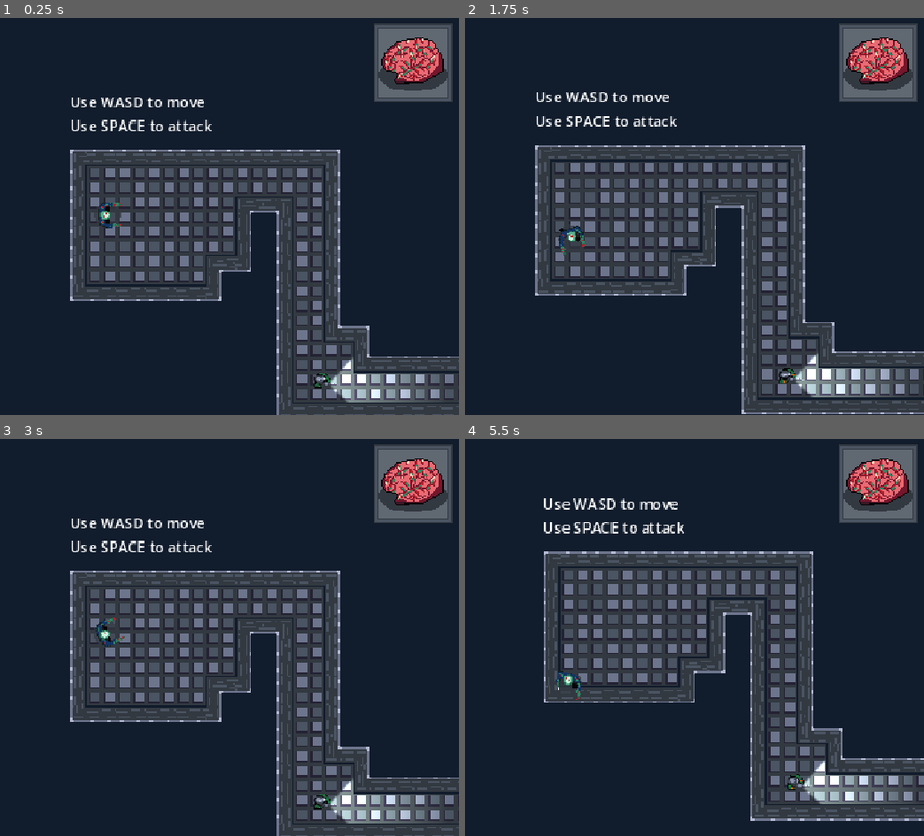
Above: before the commit, frames 1-4 (two rows, left to right).
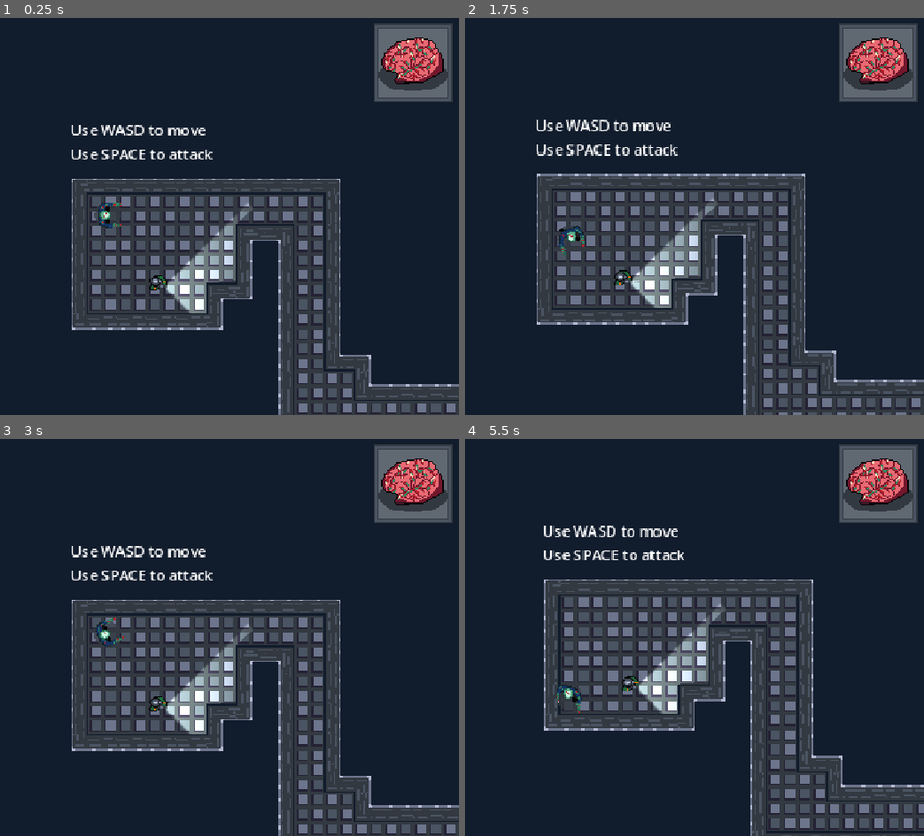
Above: after the commit, the same moments.

Repository: pburkett/OUTBREAK
Game: Godot game, scene res://Main/Main.tscn
The game is run twice, just before and just after one commit, with the same random seed, the same clock (stepped at 60 frames per second) and the same inputs.
Inputs (mouse positions are in pixels of both pictures, inside the frame that each line leads up to):
- Up to frame 1 (0.25 s): no input
- Up to frame 2 (1.75 s): tap Enter at 0.5 s; move the mouse to (726, 196) at 0.52 s; hold Right (ui_right) 0.53-1.28 s; tap Space (swipe) at 0.6 s; click (726, 196) at 0.67 s; move the mouse to (outside the picture) at 1.27 s; hold Down (ui_down) from 1.28 s (still down); tap R at 1.35 s
- Up to frame 3 (3 s): move the mouse to (174, 550) at 2.02 s; release Down (ui_down) at 2.03 s; hold Right (ui_right) 2.03-2.78 s; tap Space (swipe) at 2.1 s; move the mouse to (68, 716) at 2.77 s; hold Up (ui_up) from 2.78 s (still down); tap R at 2.85 s; click (68, 716) at 2.92 s
- Up to frame 4 (5.5 s): move the mouse to (781, 697) at 3.52 s; release Up (ui_up) at 3.53 s; hold Left (ui_left) 3.53-5.03 s; tap Space (swipe) at 3.6, 5.1 s; move the mouse to (outside the picture) at 4.27 s; tap R at 4.35 s; move the mouse to (607, 637) at 5.02 s; hold Down (ui_down) from 5.03 s (still down); click (607, 637) at 5.17 s

The runs differ from the first frame. In frame 1, 20% of the frame differs, in the area x 15-100%, y 20-100%; in frame 2, 21%; in frame 3, 20%; in frame 4, 21%, in the area x 17-100%, y 14-100%.

Commit message:
go back to old method of managing rotation

Diff:
--- a/Enemy/Enemy.gd
+++ b/Enemy/Enemy.gd
@@ -100,8 +100,9 @@
 		return "patrol"
 
 func pursue():
+	set_rotates(true)
 	$FireRate.stop()
-	nav_agent.target_position = player_node.global_position
+	nav_agent.target_position =  player_node.get_global_position()
 	var next_point = nav_agent.get_next_path_position()
 	path2d.curve.clear_points()
 	path2d.curve.add_point(path2d.to_local(global_position))
@@ -109,12 +110,14 @@
 	current_speed = lerp(float(current_speed), float(pursuit_speed), acceleration_speed)
 	progress = 0
 	progress += current_speed
-	if old_position:
-		var dir = position-old_position
-		var new_angle
-		new_angle = lerp_angle(rotation, dir.angle(), .1)
-		rotation = new_angle
-	old_position = position
+
+	# if old_position:
+	# 	var dir = position-old_position
+	# 	if print_to_console:
+	# 		print(rad_to_deg(dir.angle()))
+	# 	rotation = lerp_angle(rotation, dir.angle(), .1)
+
+	# old_position = position
 
 
 func turn_towards_player()->void:
--- a/Enemy/Enemy.tscn
+++ b/Enemy/Enemy.tscn
@@ -2,6 +2,7 @@
 
 [ext_resource type="Script" uid="uid://db870eoi1m3cl" path="res://Enemy/Enemy.gd" id="1"]
 [ext_resource type="Script" uid="uid://b0jvcjrll1jya" path="res://Enemy/CastToPlayer.gd" id="2"]
+[ext_resource type="Script" uid="uid://djs33ywp0gccl" path="res://Enemy/fire_rate.gd" id="2_fkela"]
 [ext_resource type="Texture2D" uid="uid://bhhiyrgoom0qr" path="res://Enemy/assets/main_spritesheet.png" id="3_vso2s"]
 [ext_resource type="Texture2D" uid="uid://clsgj7flhndiq" path="res://flashlight.png" id="4_vso2s"]
 
@@ -61,6 +62,7 @@
 time_horizon_agents = 3.59
 
 [node name="FireRate" type="Timer" parent="." unique_id=1039639318]
+script = ExtResource("2_fkela")
 
 [node name="Body" type="StaticBody2D" parent="." unique_id=15451848]
 position = Vector2(2.3919677e-07, 2.3763876e-07)
@@ -68,7 +70,7 @@
 [node name="BodyCollision" type="CollisionPolygon2D" parent="Body" unique_id=312153561]
 position = Vector2(-14, 9)
 scale = Vector2(3.17708, -161.599)
-polygon = PackedVector2Array(5.9803257, 0.055794507, 2.832798, 0.05559232, 1.8833978, 0.08647229, 3.1372666, 0.11749378, 5.9700418, 0.11767575, 6.919442, 0.086795785)
+polygon = PackedVector2Array(6.6098423, 0.049505252, 2.8327894, 0.049505252, 2.2032807, 0.080446035, 3.1372666, 0.11749378, 6.6098423, 0.117574975, 7.2393513, 0.080446035)
 
 [node name="Hurtbox" type="Area2D" parent="Body" unique_id=981469812]
 position = Vector2(0.00754261, 0.0176552)
@@ -76,7 +78,7 @@
 
 [node name="BodyCollision" type="CollisionPolygon2D" parent="Body/Hurtbox" unique_id=684533621]
 position = Vector2(-5.02196, -0.0992242)
-polygon = PackedVector2Array(10.062828, 0.056340087, 2.5087624, 0.055854835, 2.48511, 0.198182, 10.0392, 0.198667)
+polygon = PackedVector2Array(7.5376205, 0.08076897, 3.1310587, 0.08076897, 3.1310587, 0.16740316, 7.5376205, 0.16740316)
 
 [node name="CastToPlayer" type="RayCast2D" parent="Body" unique_id=1790745040]
 target_position = Vector2(0, 0)
@@ -98,7 +100,7 @@
 carve_navigation_mesh = true
 
 [node name="PointLight2D" type="PointLight2D" parent="Body" unique_id=1484961348]
-position = Vector2(9.00322, 0.97058856)
+position = Vector2(9, 1)
 scale = Vector2(1.0000001, 1.0000001)
 color = Color(1, 1, 0.80784315, 1)
 energy = 2.5
--- /dev/null
+++ b/Enemy/fire_rate.gd
@@ -0,0 +1,11 @@
+extends Timer
+
+
+# Called when the node enters the scene tree for the first time.
+func _ready() -> void:
+	pass # Replace with function body.
+
+
+# Called every frame. 'delta' is the elapsed time since the previous frame.
+func _process(delta: float) -> void:
+	pass
--- a/Levels/Level1.tscn
+++ b/Levels/Level1.tscn
@@ -100,9 +100,9 @@
 tile_map_data = PackedByteArray("AAD///7/AAAAAAAAAGD///3/AAAAAAEAAAD///z/AAAAAAEAAAD///v/AAAAAAIAAGD///r/AAAEAAAAAAD/// …(4880 unchanged characters)…
 tile_set = SubResource("TileSet_ofirr")
 
-[node name="Player" parent="." unique_id=1720752981 instance=ExtResource("2_5e435")]
+[node name="Player" parent="." unique_id=1720752981 instance=ExtResource("2_05pb0")]
 top_level = true
-position = Vector2(-430, -362)
+position = Vector2(-431, -393)
 rotation = 1.5707964
 scale = Vector2(1, 1)
 
@@ -148,11 +148,10 @@
 text = "Use WASD to move
 Use SPACE to attack	"
 
-[node name="Path2D5" parent="." unique_id=926122655 instance=ExtResource("4_506po")]
+[node name="Path2D5" parent="." unique_id=926122655 instance=ExtResource("4_xcayt")]
 position = Vector2(-464.3374, -701.1572)
-rotation = 0.70367134
-curve = SubResource("Curve2D_w0h0a")
+curve = SubResource("Curve2D_05pb0")
 
-[node name="Enemy" parent="Path2D5" unique_id=1711044006 instance=ExtResource("3_s2pdy")]
-position = Vector2(542.562, 223.10066)
-rotation = -0.74269676
+[node name="Enemy" parent="Path2D5" unique_id=1711044006 instance=ExtResource("3_dl8mf")]
+position = Vector2(90.3374, 384.15723)
+print_to_console = true
Not shown, added: Enemy/fire_rate.gd.uid
Not shown: 5 places in Levels/Level1.tscn that only renumber resources
